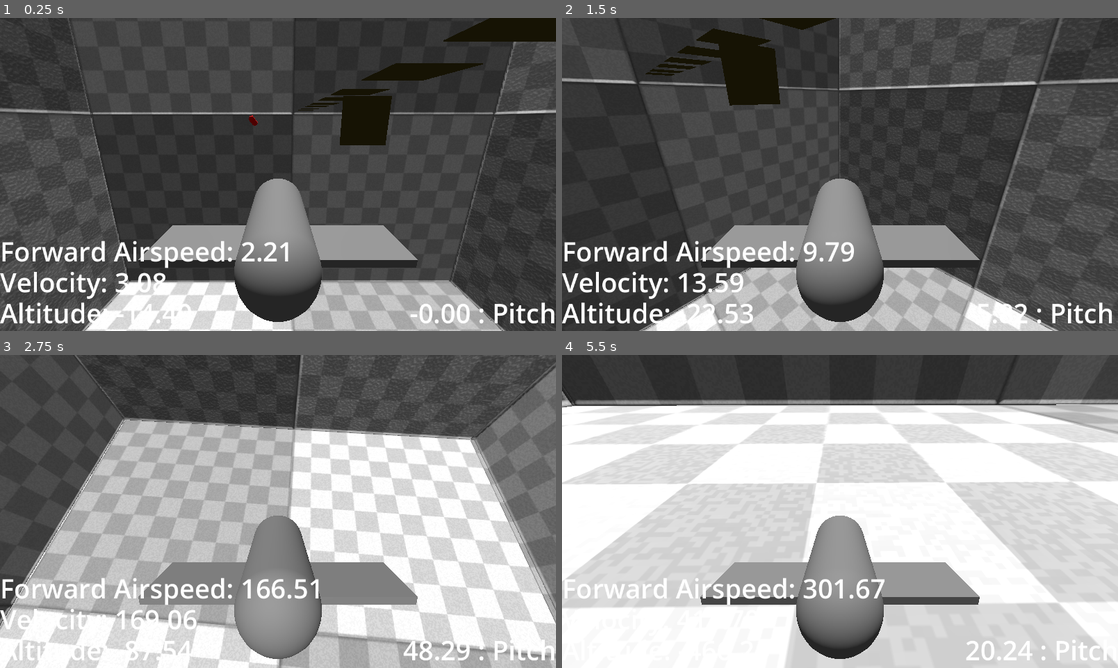
Above: before the commit, frames 1-4 (two rows, left to right).
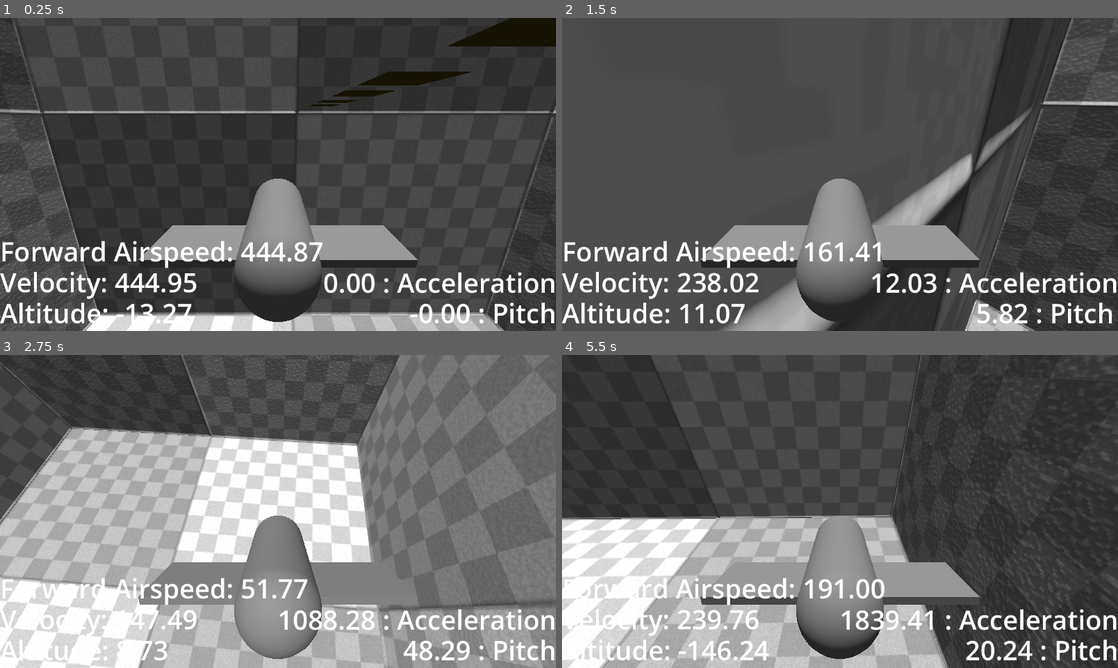
Above: after the commit, the same moments.

Repository: BeegFloppa15/Project_Airdrifter
Game: Godot game, scene res://Scenes/Levels/testing_scene_1.tscn
Two runs of this game, one before a commit and one after it. Both use one fixed random seed, a clock stepped at 60 frames per second and the inputs below.
Inputs:
- Up to frame 1 (0.25 s): no input
- Up to frame 2 (1.5 s): hold D (bank_right) 0.53-1.28 s; hold W (pitch_down) from 1.28 s (still down)
- Up to frame 3 (2.75 s): release W (pitch_down) at 2.03 s; hold D (bank_right) from 2.03 s (still down)
- Up to frame 4 (5.5 s): release D (bank_right) at 2.78 s; hold S (pitch_up) 2.78-3.53 s; hold A (bank_left) 3.53-5.03 s; hold W (pitch_down) from 5.03 s (still down)

The runs differ from the first frame. In frame 1, 15% of the frame differs, in the area x 0-100%, y 0-100%; in frame 2, 36%; in frame 3, 51%; in frame 4, 69%.

Commit message:
Kept working on aircraft and wind. Saving work before attempting rework of glider acceleration/force application

Diff:
--- a/airdrifter-v1/Gliders/glider_v_1.tscn
+++ b/airdrifter-v1/Gliders/glider_v_1.tscn
@@ -8,7 +8,7 @@
 
 [sub_resource type="Curve" id="Curve_fv0t4"]
 _limits = [-1.0, 1.0, -1.0, 1.0]
-_data = [Vector2(-1, 1), 0.0, -1.0, 0, 1, Vector2(1, -1), -1.0, 0.0, 1, 0]
+_data = [Vector2(-1, 1), 0.0, -1.0, 0, 1, Vector2(1, -1), -1.0, -0.931224, 1, 1]
 point_count = 2
 
 [sub_resource type="BoxMesh" id="BoxMesh_5gnin"]
--- a/airdrifter-v1/Scenes/Levels/testing_scene_1.tscn
+++ b/airdrifter-v1/Scenes/Levels/testing_scene_1.tscn
@@ -24,7 +24,7 @@
 size = Vector3(1000, 1000, 1000)
 
 [sub_resource type="BoxShape3D" id="BoxShape3D_hi084"]
-size = Vector3(70, 300, 92)
+size = Vector3(70, 159, 377)
 
 [node name="Testing Scene 1" type="Node"]
 
@@ -33,6 +33,7 @@
 
 [node name="Glider V1" parent="." instance=ExtResource("1_ub46j")]
 transform = Transform3D(1, -2.98023e-08, 0, 2.98023e-08, 1, 0, -1.77636e-15, 0, 1, 37, -14.1304, -25)
+linear_velocity = Vector3(0, 0, 500)
 linear_damp = 0.5
 use_this_cam = true
 
@@ -181,6 +182,22 @@
 theme_override_font_sizes/font_size = 61
 text = ":Angle of Attack"
 
+[node name="AccelLabel" type="Label" parent="Debug UI"]
+layout_mode = 1
+anchors_preset = 3
+anchor_left = 1.0
+anchor_top = 1.0
+anchor_right = 1.0
+anchor_bottom = 1.0
+offset_left = -461.0
+offset_top = -154.0
+offset_right = 1.0
+offset_bottom = -70.0
+grow_horizontal = 0
+grow_vertical = 0
+theme_override_font_sizes/font_size = 61
+text = ":\"Acceleration\""
+
 [node name="WorldEnvironment" type="WorldEnvironment" parent="."]
 environment = SubResource("Environment_pr04o")
 
@@ -239,9 +256,9 @@
 wind_source_path = NodePath("Marker3D")
 
 [node name="Marker3D" type="Marker3D" parent="Wind Areas/Wind Area"]
-transform = Transform3D(1, 0, 0, 0, 1, 0, 0, 0, 1, 0, 1, 0)
+transform = Transform3D(1, 0, 0, 0, 0, -1, 0, 1, 0, 0, 1, 0)
 gizmo_extents = 1.05
 
 [node name="CollisionShape3D" type="CollisionShape3D" parent="Wind Areas/Wind Area"]
-transform = Transform3D(1, 0, 0, 0, 1, 0, 0, 0, 1, 10, 0, 21)
+transform = Transform3D(1, 0, 0, 0, 1, 0, 0, 0, 1, 10, -70.5, 163.5)
 shape = SubResource("BoxShape3D_hi084")
--- a/airdrifter-v1/Scenes/wind_area.gd
+++ b/airdrifter-v1/Scenes/wind_area.gd
@@ -32,9 +32,11 @@
 func _on_body_entered(body: Node3D) -> void:
 	if body is ElytraGlider:
 		player_glider = body
+		player_glider.change_areas_in(1)
 		set_physics_process(true)
 
 
 func _on_body_exited(body: Node3D) -> void:
 	if body == player_glider:
 		set_physics_process(false)
+		player_glider.change_areas_in(-1)
--- a/airdrifter-v1/Scripts/Elytra_Glider.gd
+++ b/airdrifter-v1/Scripts/Elytra_Glider.gd
@@ -9,6 +9,7 @@
 @export var acceleration : float = 0.0
 @export var minimum_speed : float = 50
 var actual_min_speed : float
+var areas_in = 0
 
 func _ready() -> void:
 	if use_this_cam:
@@ -41,13 +42,14 @@
 	# dot product between the forward direction and Vector3.UP:
 	#dot > 0 means glider pointed down
 	#dot < 0 means glider pointed up
-	acceleration += angle_acceleration_curve.sample(Vector3.UP.dot(forward_dir))  * 25
-	if acceleration < 0:
-		acceleration *= -1.0
+	if areas_in == 0:
+		acceleration += angle_acceleration_curve.sample(Vector3.UP.dot(forward_dir))  * 25
+		if acceleration < 0:
+			acceleration = 0
 
 	# If acceleration is lower than some minimum speed, push the plane HORIZONTALLY forward by the min speed
-	if acceleration < minimum_speed:
-		var bruh_vector = forward_dir
+	if acceleration < minimum_speed and forward_velocity.length() < minimum_speed:
+		var bruh_vector = Vector3(forward_dir)
 		bruh_vector.y = 0
 		apply_central_force(bruh_vector * actual_min_speed)
 	# Otherwise, just push the plane forward horz and vert
@@ -61,8 +63,11 @@
 	# to do deg_to_rad
 	rotation = rotation.clamp(Vector3(deg_to_rad(-85.0), -10, 0.0), Vector3(deg_to_rad(85.0), 10, 0.0))
 
+func change_areas_in(change: int):
+	areas_in += change
+
 func find_lift(forward_velocity: Vector3):
-	var max_lift = 50.0;
+	var max_lift = 30.0;
 	var up_dir = forward_velocity.normalized().rotated((global_transform.basis * Vector3(-1, 0, 0)).normalized(), deg_to_rad(90))
 	var lift_force = min(forward_velocity.length() * 0.7, max_lift)
 	return up_dir * lift_force
@@ -71,7 +76,10 @@
 	# A unit vector of the direction the glider is pointed in
 	var forward_dir = forward_velocity.normalized()
 	# The projection of wind onto forward direction will increase or decrease acceleration
-	acceleration += (wind_vector.project(forward_dir).length() / mass)
+	if forward_dir.dot(wind_vector) > 0:
+		acceleration += (wind_vector.project(forward_dir).length() / (mass * 5))
+	else:
+		acceleration -= (wind_vector.project(forward_dir).length() / (mass * 5))
 	# Apply all the other components of the wind vector as a normal force
 	apply_central_force(wind_vector.slide(forward_dir))
 
--- a/airdrifter-v1/debug_ui.gd
+++ b/airdrifter-v1/debug_ui.gd
@@ -1,9 +1,10 @@
 extends Control
 
-@export var glider_object : RigidBody3D
+@export var glider_object : ElytraGlider
 
 func _process(delta: float) -> void:
 	$AltitudeLabel.set_text("Altitude: %0.2f" %glider_object.position.y)
 	$"Velocity Label".set_text("Velocity: %0.2f" %glider_object.linear_velocity.length())
 	$"AoA Label".set_text("%0.2f : Pitch" %glider_object.rotation_degrees.x)
 	$AirspeedLabel.set_text("Forward Airspeed: %0.2f" %glider_object.forward_velocity.length())
+	$AccelLabel.set_text("%0.2f : Acceleration" %glider_object.acceleration)
